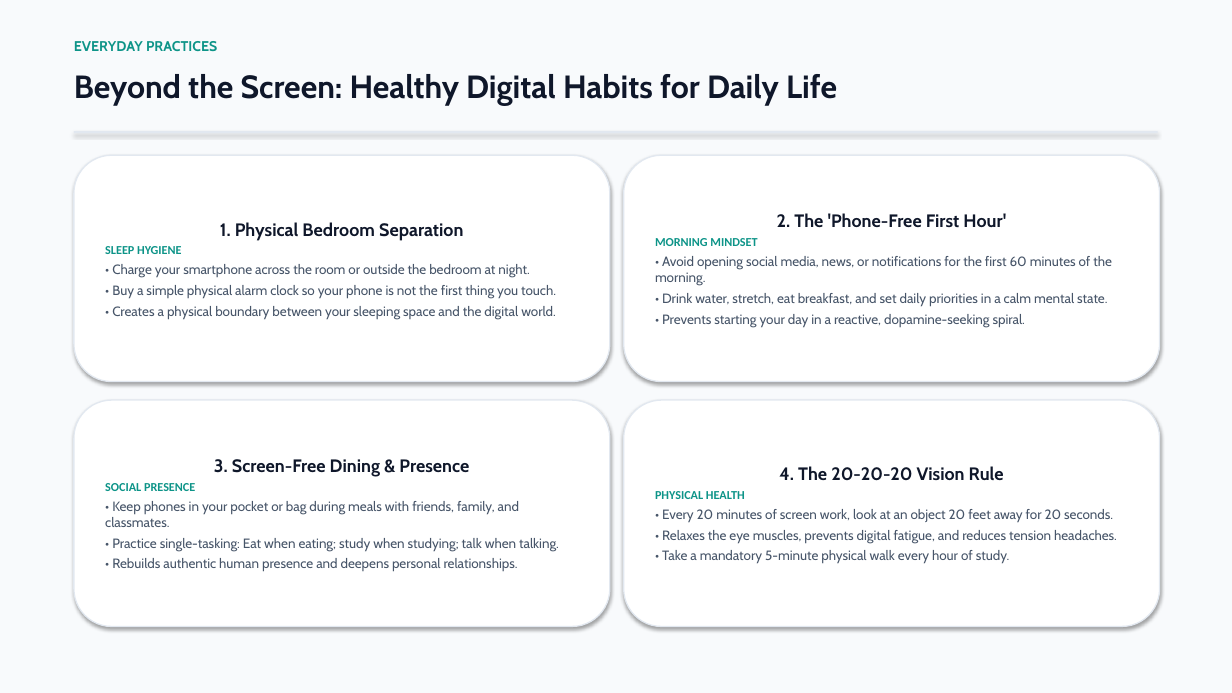
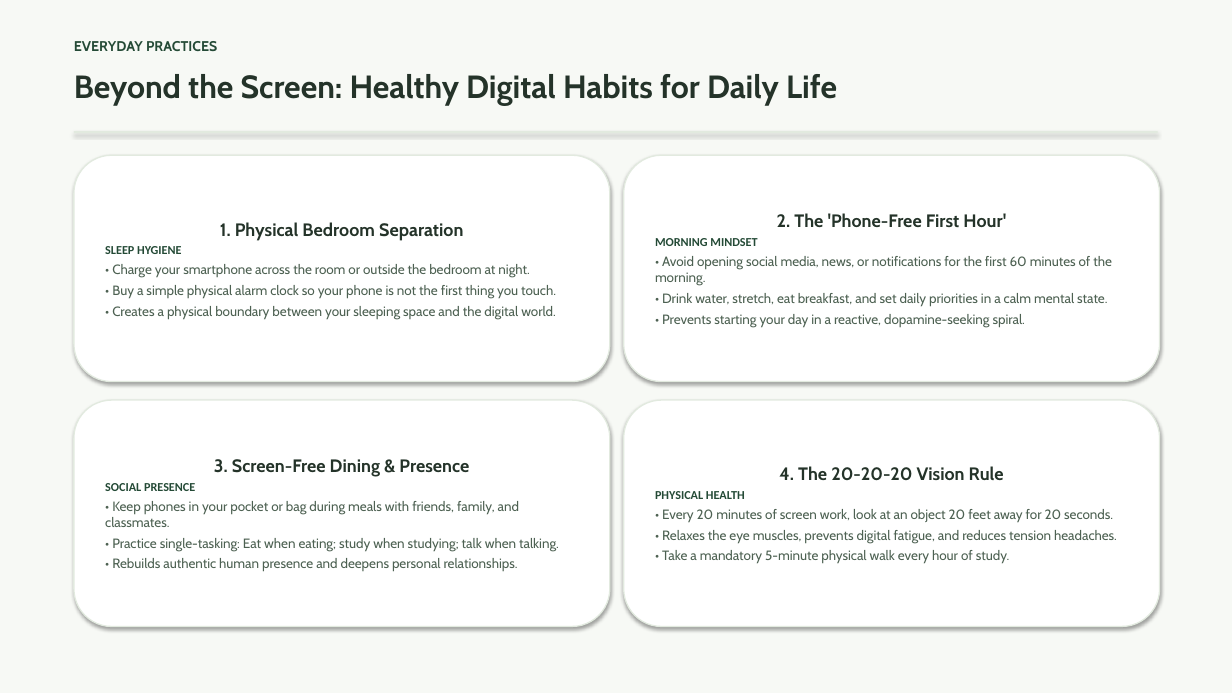
Before and after one commit to ruler1666/DWproject, a slide deck: slide 12 of ReflectHub_Digital_Wellness_Awareness.pptx. Drawn at 1232x693 pixels with LibreOffice and Linux fonts; fonts in the diff are those of the drawing. Boxes give left, top, right and bottom in pixels: in the first picture for what was removed or moved away, otherwise in the second. Text is boxed around its words. In the diff, an @@ line names an element or a change of style, - is before the commit and + after.

Commit message:
feat(ui): redesign website with Sage Green, Cream, and Forest Green color palette
- Applied user-recommended organic digital wellness palette:
  * Main background: #F7F9F5 (Cream / Warm Off-White)
  * Primary buttons: #244A36 (Deep Forest Green)
  * Secondary elements: #6B8F71 (Earthy Sage Green)
  * Cards: #FFFFFF (Pure Crisp White)
  * Highlight sections: #EAF1E8 (Soft Sage Tint)
  * Main text: #243329 (Deep Charcoal Green, WCAG AAA 12.8:1)
  * Accent: #D6A85F (Warm Golden Sand / Honey Accent)
- Replaced bright multi-colored neon gradients (#7c3aed, #2563eb, #0284c7) with solid tones and serene sage/forest/gold accents
- Calmed shadows to soft, organic slate rgba(36, 51, 41, 0.06)
- Re-captured real website screenshots with the new design system
- Rebuilt both university evaluation PowerPoint decks with updated colors and screenshots

```diff
--- a/ReflectHub_Digital_Wellness_Awareness.pptx
+++ b/ReflectHub_Digital_Wellness_Awareness.pptx
@@ rectangle at (0,0,1232,693): fill #F8FAFC to #F7F9F5 @@
@@ text "EVERYDAY PRACTICES" at (74,41,217,51): text colour #0D9488 to #244A36 @@
@@ text "Beyond the Screen: Healthy Digital ..." at (74,74,837,106): text colour #0F172A to #243329 @@
@@ rectangle at (74,131,1158,133): fill #E2E8F0 to #E2EADF @@
@@ rounded rectangle "1. Physical Bedroom Separation" at (74,155,610,382): text colour #0F172A to #243329 in "1. Physical Bedroom Separation"; text colour #0D9488 to #244A36 in "SLEEP HYGIENE"; text colour #475569 to #4D6152 in "• Charge your smartphone across the room ...", "• Buy a simple physical alarm clock ...", "• Creates a physical boundary between your ..."; outline #E2E8F0 1 pt to #E2EADF 1 pt @@
@@ rounded rectangle "2. The 'Phone-Free First Hour'" at (624,155,1160,382): text colour #0F172A to #243329 in "2. The 'Phone-Free First Hour'"; text colour #0D9488 to #244A36 in "MORNING MINDSET"; text colour #475569 to #4D6152 in "• Avoid opening social media, news, or ...", "• Drink water, stretch, eat breakfast, and ...", "• Prevents starting your day in a ..."; outline #E2E8F0 1 pt to #E2EADF 1 pt @@
@@ rounded rectangle "3. Screen-Free Dining & Presence" at (74,400,610,627): text colour #0F172A to #243329 in "3. Screen-Free Dining & Presence"; text colour #0D9488 to #244A36 in "SOCIAL PRESENCE"; text colour #475569 to #4D6152 in "• Keep phones in your pocket or ...", "• Practice single-tasking: Eat when eating; study ...", "• Rebuilds authentic human presence and deepens ..."; outline #E2E8F0 1 pt to #E2EADF 1 pt @@
@@ rounded rectangle "4. The 20-20-20 Vision Rule" at (624,400,1160,627): text colour #0F172A to #243329 in "4. The 20-20-20 Vision Rule"; text colour #0D9488 to #244A36 in "PHYSICAL HEALTH"; text colour #475569 to #4D6152 in "• Every 20 minutes of screen work, ...", "• Relaxes the eye muscles, prevents digital ...", "• Take a mandatory 5-minute physical walk ..."; outline #E2E8F0 1 pt to #E2EADF 1 pt @@
```
Also in this commit, not shown: 14 other slides changed, 7 other files.
